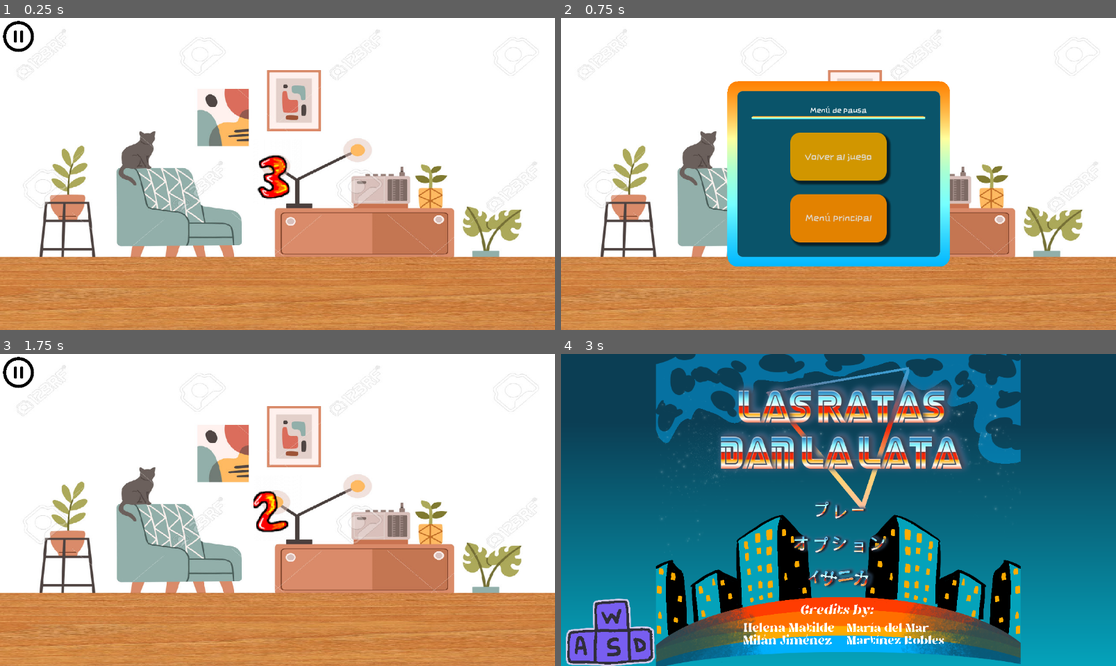
Above: before the commit, frames 1-4 (two rows, left to right).
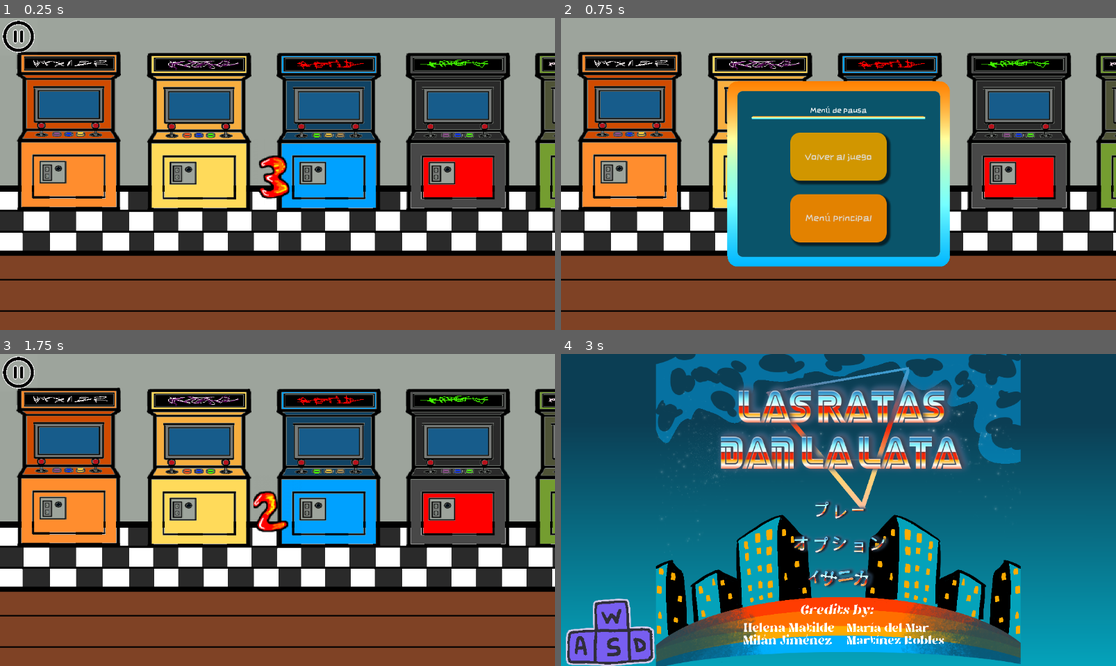
Above: after the commit, the same moments.

Repository: mamRobles/Las_ratas_dan_la_lata
Game: Godot game, scene res://MINI1/Scenes/escenario-MINI1.tscn
Two runs of this game, one before a commit and one after it. Both use one fixed random seed, a clock stepped at 60 frames per second and the inputs below. This scene is started directly instead of the project's main scene.
Inputs (mouse positions are in pixels of both pictures, inside the frame that each line leads up to):
- Up to frame 1 (0.25 s): no input
- Up to frame 2 (0.75 s): click (577, 36) at 0.5 s
- Up to frame 3 (1.75 s): click "Volver al juego" at 1.25 s
- Up to frame 4 (3 s): click (577, 372) at 2 s; click "Menú principal" at 2.75 s

The runs differ from the first frame. In frame 1, 96% of the frame differs, in the area x 0-100%, y 0-100%; in frame 2, 74%; in frame 3, 96%; in frame 4, nothing differs.

Commit message:
algunos sprites del mini1 y elparallaxx funcionaaaaaaaaaaaaaaaaaaa mas o menos

Diff:
--- a/MINI1/Scenes/escenario-MINI1.tscn
+++ b/MINI1/Scenes/escenario-MINI1.tscn
@@ -2,7 +2,7 @@
 
 [ext_resource type="Script" uid="uid://buo22v4ingqqm" path="res://MINI1/Scripts/escenario-MINI1.gd" id="1_5id6t"]
 [ext_resource type="PackedScene" uid="uid://clyotws51in8w" path="res://MINI1/Scenes/suelo-MINI1.tscn" id="2_5id6t"]
-[ext_resource type="Texture2D" uid="uid://dsmua3x7fwvtr" path="res://MINI1/Sprites/fondo-MINI1.jpg" id="2_i2fuo"]
+[ext_resource type="Texture2D" uid="uid://b32tiwuhjav3k" path="res://MINI1/Sprites/fondo-MINI1.png" id="3_nvt1d"]
 [ext_resource type="Texture2D" uid="uid://ugqkt8toe6ir" path="res://MINI1/Sprites/gato-MINI1.png" id="5_2b5kb"]
 [ext_resource type="PackedScene" uid="uid://dng7iryyfov06" path="res://Sistema/Scenes/Pausa.tscn" id="5_nvt1d"]
 [ext_resource type="Texture2D" uid="uid://cxrygi01i258d" path="res://MINI1/Sprites/321go-MINI1.png" id="6_nvt1d"]
@@ -122,12 +122,19 @@
 [node name="Node2D" type="Node2D" parent="."]
 script = ExtResource("1_5id6t")
 
-[node name="Fondo" type="Sprite2D" parent="Node2D"]
-position = Vector2(576, 324)
-scale = Vector2(0.886154, 0.747405)
-texture = ExtResource("2_i2fuo")
+[node name="ParallaxLayer" type="Parallax2D" parent="Node2D"]
+z_index = -10
+scroll_scale = Vector2(0.3, 1)
+repeat_times = 4
+
+[node name="Fondo" type="Sprite2D" parent="Node2D/ParallaxLayer"]
+scale = Vector2(1.186, 1)
+texture = ExtResource("3_nvt1d")
+centered = false
 
 [node name="suelo" parent="Node2D" instance=ExtResource("2_5id6t")]
+position = Vector2(-3, -63)
+scale = Vector2(1.1, 1.1)
 
 [node name="Camera2D" type="Camera2D" parent="Node2D"]
 position = Vector2(576, 324)
--- a/MINI1/Scenes/jarron-MINI1.tscn
+++ b/MINI1/Scenes/jarron-MINI1.tscn
@@ -2,9 +2,8 @@
 
 [ext_resource type="Texture2D" uid="uid://dfbhipgjtmlky" path="res://MINI1/Sprites/jarron-MINI1.png" id="1_j43ya"]
 
-[sub_resource type="CapsuleShape2D" id="CapsuleShape2D_ygsbx"]
-radius = 80.0
-height = 192.0
+[sub_resource type="RectangleShape2D" id="RectangleShape2D_odgnk"]
+size = Vector2(120, 171)
 
 [node name="jarron" type="Area2D"]
 
@@ -13,10 +12,6 @@
 scale = Vector2(0.825112, 0.818713)
 texture = ExtResource("1_j43ya")
 
-[node name="CollisionPolygon2D" type="CollisionPolygon2D" parent="."]
-scale = Vector2(0.8, 0.8)
-polygon = PackedVector2Array(-110, 70, -110, 170, 120, 170, 120, 70)
-
 [node name="CollisionShape2D" type="CollisionShape2D" parent="."]
-position = Vector2(0, 16)
-shape = SubResource("CapsuleShape2D_ygsbx")
+position = Vector2(2, 31.5)
+shape = SubResource("RectangleShape2D_odgnk")
--- a/MINI1/Scenes/libros-MINI1.tscn
+++ b/MINI1/Scenes/libros-MINI1.tscn
@@ -3,15 +3,15 @@
 [ext_resource type="Texture2D" uid="uid://si6784ds3upp" path="res://MINI1/Sprites/libros1-MINI1.png" id="1_y6ums"]
 
 [sub_resource type="RectangleShape2D" id="RectangleShape2D_ow263"]
-size = Vector2(368, 216)
+size = Vector2(335, 222)
 
 [node name="libros" type="Area2D"]
 
 [node name="Sprite2D" type="Sprite2D" parent="."]
-position = Vector2(-1.00434e-05, 4)
+position = Vector2(-2, -55)
 scale = Vector2(1.01939, 1.03349)
 texture = ExtResource("1_y6ums")
 
 [node name="CollisionShape2D" type="CollisionShape2D" parent="."]
-position = Vector2(0, 4)
+position = Vector2(1.5, -2)
 shape = SubResource("RectangleShape2D_ow263")
--- a/MINI1/Scenes/planta-MINI1.tscn
+++ b/MINI1/Scenes/planta-MINI1.tscn
@@ -1,14 +1,18 @@
-[gd_scene load_steps=2 format=3 uid="uid://d37104wnyyal4"]
+[gd_scene load_steps=3 format=3 uid="uid://d37104wnyyal4"]
 
-[ext_resource type="Texture2D" uid="uid://byraxrhmpaym4" path="res://sprites/planta-MINI1.png" id="1_31mjs"]
+[ext_resource type="Texture2D" uid="uid://byraxrhmpaym4" path="res://MINI1/Sprites/planta-MINI1.png" id="1_31mjs"]
+
+[sub_resource type="RectangleShape2D" id="RectangleShape2D_nm8o6"]
+size = Vector2(106, 101)
 
 [node name="planta" type="Area2D"]
+position = Vector2(0, 87)
 
 [node name="Sprite2D" type="Sprite2D" parent="."]
 position = Vector2(3.64043e-06, -1.43647e-05)
 scale = Vector2(0.835341, 0.810127)
 texture = ExtResource("1_31mjs")
 
-[node name="CollisionPolygon2D" type="CollisionPolygon2D" parent="."]
-scale = Vector2(0.8, 0.8)
-polygon = PackedVector2Array(-130, 40, -130, 160, 130, 160, 130, 40)
+[node name="CollisionShape2D" type="CollisionShape2D" parent="."]
+position = Vector2(1, -0.5)
+shape = SubResource("RectangleShape2D_nm8o6")
--- a/MINI1/Scenes/suelo-MINI1.tscn
+++ b/MINI1/Scenes/suelo-MINI1.tscn
@@ -1,6 +1,6 @@
 [gd_scene load_steps=3 format=3 uid="uid://clyotws51in8w"]
 
-[ext_resource type="Texture2D" uid="uid://bspft57ly7yy4" path="res://sprites/suelo-MINI1.png" id="1_cyh3f"]
+[ext_resource type="Texture2D" uid="uid://bspft57ly7yy4" path="res://MINI1/Sprites/suelo-MINI1.png" id="1_cyh3f"]
 
 [sub_resource type="RectangleShape2D" id="RectangleShape2D_1v4vm"]
 size = Vector2(2304, 72)
@@ -9,7 +9,6 @@
 
 [node name="Sprite2D" type="Sprite2D" parent="."]
 position = Vector2(0, 496)
-scale = Vector2(2.80976, 0.59375)
 texture = ExtResource("1_cyh3f")
 centered = false
 
--- a/MINI1/Scripts/escenario-MINI1.gd
+++ b/MINI1/Scripts/escenario-MINI1.gd
@@ -128,10 +128,11 @@
 			#Mover la cámara, el fondo, el jugador e incrementar el offset
 			if !gato_activo:
 				$Camera2D.position.x += SPEED
-				$Fondo.position.x += SPEED
+
 				$GatoAviso.position.x += SPEED
 				$GatoCazando.position.x += SPEED
 				$"../Pausa".position.x+=SPEED
+
 				offset += SPEED
 				$barrerainterdimensiona/CollisionShape2D.position.x+=SPEED
 
@@ -139,6 +140,7 @@
 			if $Camera2D.position.x - $suelo.position.x > screen_size.x * 1.5:
 				$suelo.position.x += screen_size.x
 				$"CaídaAlVacío".position.x+=screen_size.x
+
 
 			#Si el escondite desaparece de plano, lo elimina
 			for esc in escondites:
Not shown: 1 places in MINI1/Scenes/escenario-MINI1.tscn that only renumber resources
Binary file added: MINI1/Sprites/fondo-MINI1.png
Not shown, added: MINI1/Sprites/fondo-MINI1.png.import
Binary file changed: MINI1/Sprites/jarron-MINI1.png
Binary file changed: MINI1/Sprites/libros1-MINI1.png
Binary file changed: MINI1/Sprites/planta-MINI1.png
Binary file changed: MINI1/Sprites/suelo-MINI1.png
Not shown, added: MINI1/Sprites/.fondo-MINI1.png-autosave.kra
Not shown, added: MINI1/Sprites/fondo-MINI1.png~
Not shown, added: MINI1/Sprites/jarron-MINI1.png~
Not shown, added: MINI1/Sprites/libros1-MINI1.png~
Not shown, added: MINI1/Sprites/planta-MINI1.png~
(and 1 more such lines)
